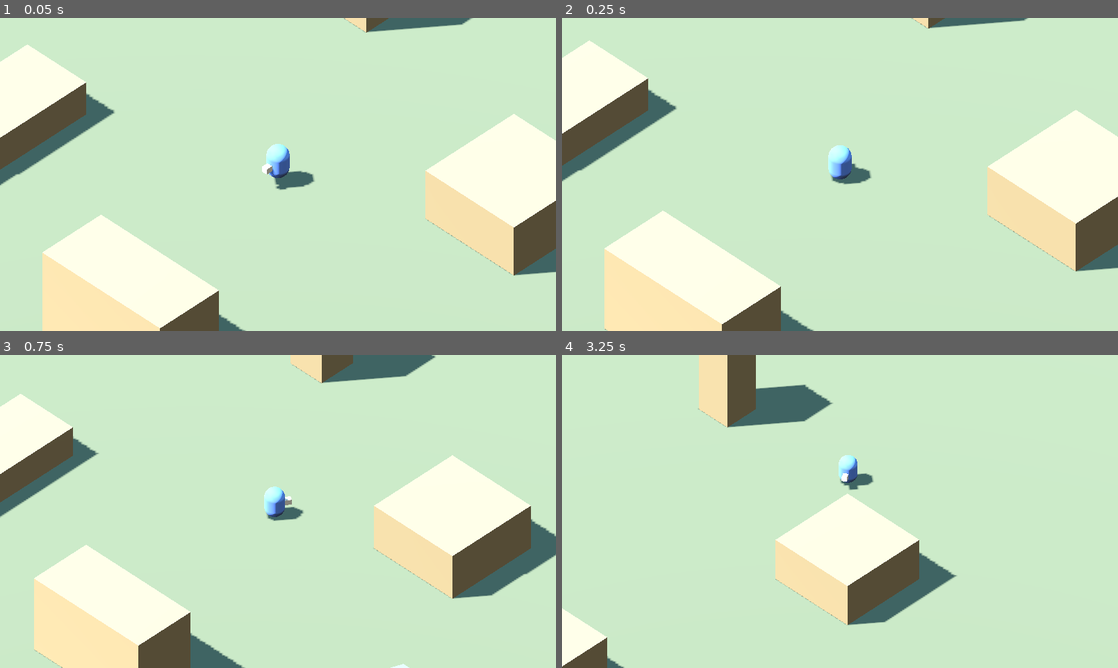
Above: before the commit, frames 1-4 (two rows, left to right).
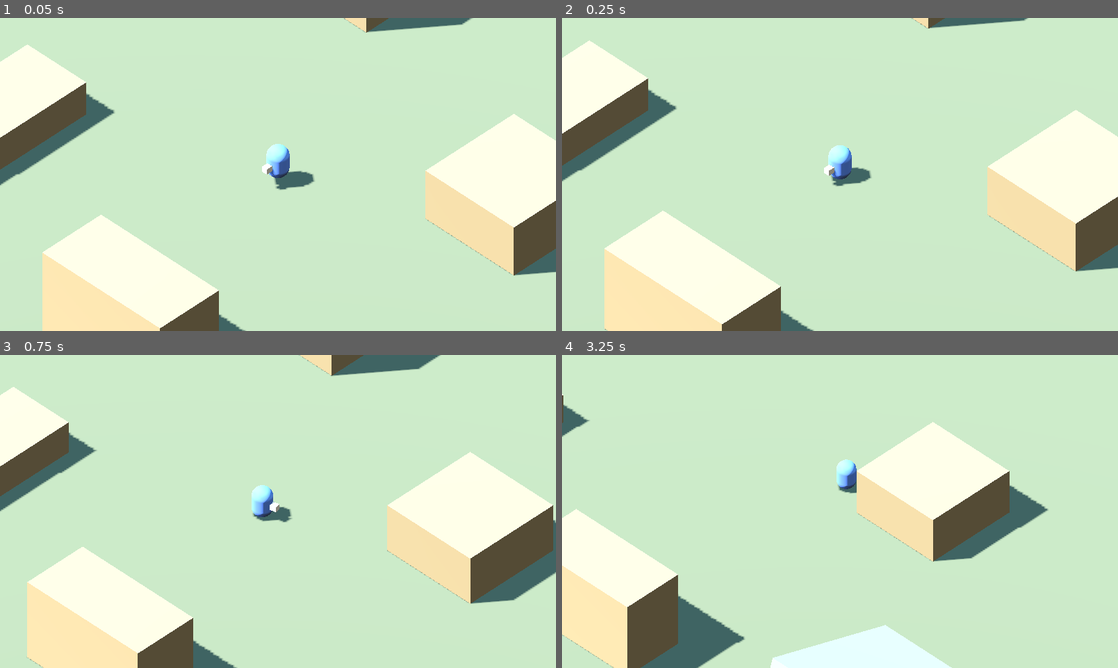
Above: after the commit, the same moments.

Repository: jnsndlr/codenamemouse
Game: Godot game, scene res://scenes/maps/greybox.tscn
Two runs of this game, one before a commit and one after it. Both use one fixed random seed, a clock stepped at 60 frames per second and the inputs below.
Inputs (mouse positions are in pixels of both pictures, inside the frame that each line leads up to):
- Up to frame 1 (0.05 s): no input
- Up to frame 2 (0.25 s): no input
- Up to frame 3 (0.75 s): move the mouse to (400, 495) at 0.52 s; hold D (move_right) from 0.53 s (still down); hold Shift (sprint) from 0.53 s (still down)
- Up to frame 4 (3.25 s): move the mouse to (728, 527) at 1.27 s; release D (move_right) at 1.28 s; release Shift (sprint) at 1.28 s; hold S (move_down) 1.28-2.03 s; tap Shift (sprint) at 1.35, 2.85 s; move the mouse to (895, 442) at 2.02 s; hold D (move_right) 2.03-2.78 s; hold Shift (sprint) 2.03-2.78 s; move the mouse to (812, 574) at 2.77 s; hold W (move_up) from 2.78 s (still down)

Frame 1 is identical in both runs. In frame 2, 0.1% of the frame differs, in the area x 47-53%, y 46-54%; in frame 3, 9.4%; in frame 4, 34%, in the area x 0-88%, y 0-100%.

Commit message:
Facing follows movement; add weight to locomotion
Cursor aiming read as twitchy at isometric distance, so the mouse now
turns toward its movement direction at a capped rate. The cursor keeps
its camera-lead job only.

Slower and heavier: speed 4.5 -> 3.0, sprint 7.2 -> 5.0, acceleration
40 -> 16. Friction stays above acceleration so stopping reads crisper
than starting.

Leaves open whether targeted abilities (thrown weapons, barricades, dig
direction) still want cursor targeting — noted in GDD section 9.

Co-Authored-By: Claude Opus 5 <noreply@anthropic.com>

Diff:
--- a/scripts/player/player.gd
+++ b/scripts/player/player.gd
@@ -2,22 +2,28 @@
 extends CharacterBody3D
 ## M1: a mouse that moves.
 ##
-## Two things here are worth understanding, because everything later builds on them.
-##
 ## Movement is CAMERA-RELATIVE. The isometric camera sits at a fixed 45 degree yaw, so
 ## raw WASD would send you diagonally across the screen and feel wrong immediately. We
-## project the input onto the camera's flattened basis so W always means "up-screen".
+## project input onto the camera's flattened basis so W always means "up-screen".
 ##
-## Aim is the CURSOR PROJECTED ONTO THE GROUND PLANE. A ray from the camera through the
-## mouse position, intersected with the horizontal plane at the player's feet. This is
-## the same operation digging and abilities will use later, so it lives here from day one.
+## Facing follows MOVEMENT, not the cursor. Cursor-facing read as twitchy at this scale:
+## the mouse is small on screen and every flick of the wrist spun it around. Turning is
+## rate-limited, which is where a good chunk of the sense of weight comes from.
+##
+## The cursor still does one job — the camera leads gently toward it, so you can peek
+## around without moving. That's why we still project it onto the ground plane here.
 
-@export var speed: float = 4.5
+@export_group("Movement")
+@export var speed: float = 3.0
 ## Sprint is free right now. Once the economy exists it drains the team's cheese pool
 ## while held, and cheese is respawns — see GDD section 2.
-@export var sprint_speed: float = 7.2
-@export var acceleration: float = 40.0
-@export var friction: float = 35.0
+@export var sprint_speed: float = 5.0
+## Lower is heavier. This is the main weight dial.
+@export var acceleration: float = 16.0
+## Higher stops you sooner. Kept above acceleration so stopping reads crisper than starting.
+@export var friction: float = 24.0
+## Radians per second the body can turn. Lower feels heavier and more committed.
+@export var rotation_speed: float = 9.0
 
 @onready var _visual: Node3D = $Visual
 @onready var _gravity: float = ProjectSettings.get_setting("physics/3d/default_gravity", 20.0)
@@ -25,8 +31,8 @@
 var _aim_point: Vector3 = Vector3.ZERO
 
 
-## Where the player is currently pointing, on the ground plane.
-## The camera rig reads this to lead the view slightly toward the cursor.
+## Where the cursor currently sits on the ground plane.
+## The camera rig reads this to lead the view. It does NOT affect facing.
 func get_aim_point() -> Vector3:
 	return _aim_point
 
@@ -48,12 +54,13 @@
 
 
 func _physics_process(delta: float) -> void:
+	var direction := _input_direction()
 	_update_aim()
-	_apply_movement(delta)
+	_apply_movement(direction, delta)
+	_update_facing(direction, delta)
 
 
-func _apply_movement(delta: float) -> void:
-	var direction := _input_direction()
+func _apply_movement(direction: Vector3, delta: float) -> void:
 	var horizontal := Vector3(velocity.x, 0.0, velocity.z)
 	var top_speed := sprint_speed if is_sprinting() else speed
 
@@ -67,6 +74,18 @@
 	velocity.y = 0.0 if is_on_floor() else velocity.y - _gravity * delta
 
 	move_and_slide()
+
+
+## Turn toward where we're heading, at a capped rate. Holding the last facing when input
+## stops is deliberate — snapping back to a default direction on release feels wrong.
+func _update_facing(direction: Vector3, delta: float) -> void:
+	if direction.length_squared() < 0.001:
+		return
+
+	var wanted := atan2(direction.x, direction.z)
+	var difference := angle_difference(_visual.rotation.y, wanted)
+	var step := rotation_speed * delta
+	_visual.rotation.y += clampf(difference, -step, step)
 
 
 func _input_direction() -> Vector3:
@@ -98,11 +117,5 @@
 	var hit: Variant = ground.intersects_ray(
 		camera.project_ray_origin(mouse), camera.project_ray_normal(mouse)
 	)
-	if hit == null:
-		return
-
-	_aim_point = hit
-	var to_aim: Vector3 = _aim_point - global_position
-	to_aim.y = 0.0
-	if to_aim.length_squared() > 0.0004:
-		_visual.global_rotation.y = atan2(to_aim.x, to_aim.z)
+	if hit != null:
+		_aim_point = hit
Not shown, changed: README.md
Not shown, changed: docs/01-gdd.md
